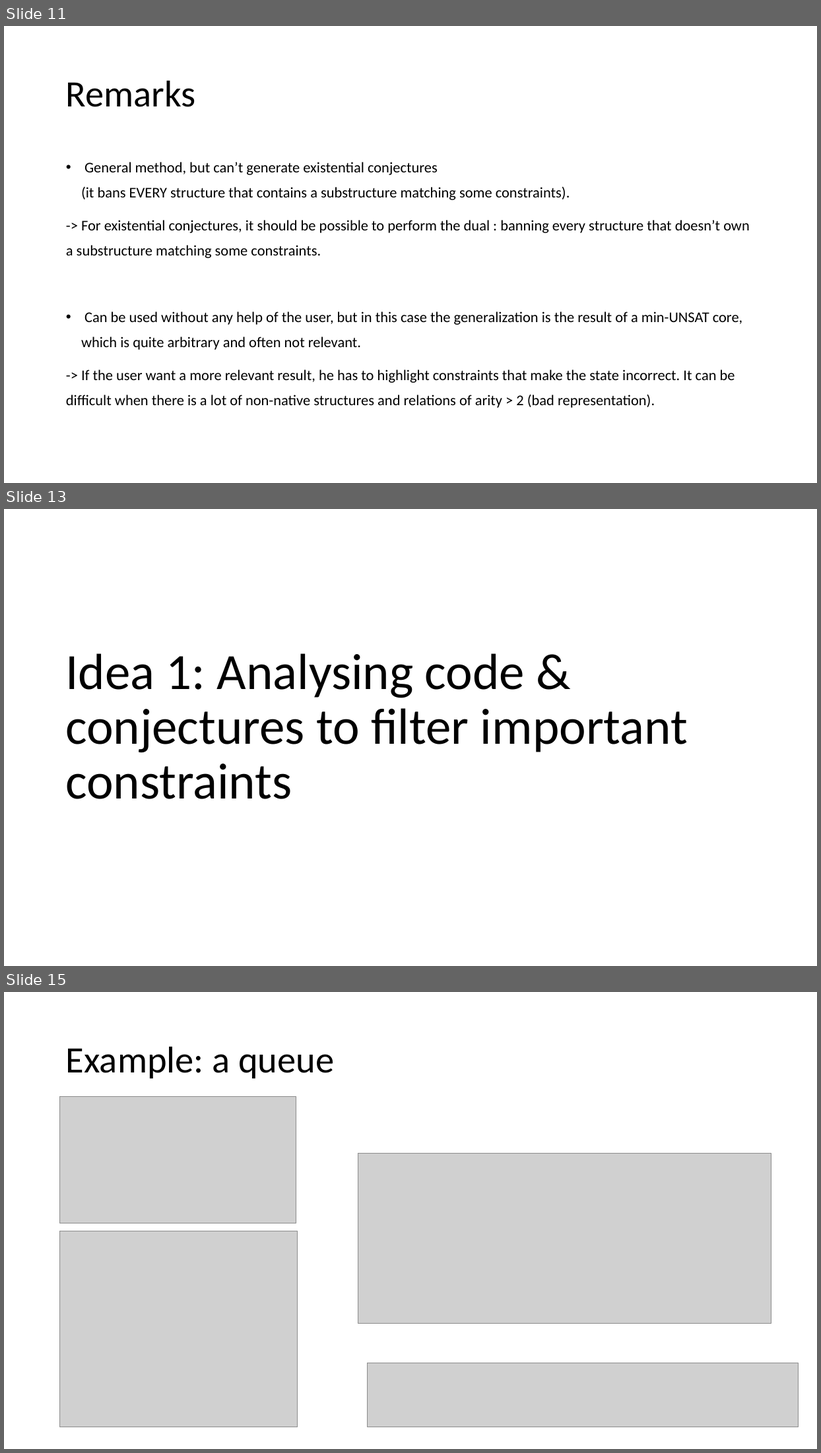
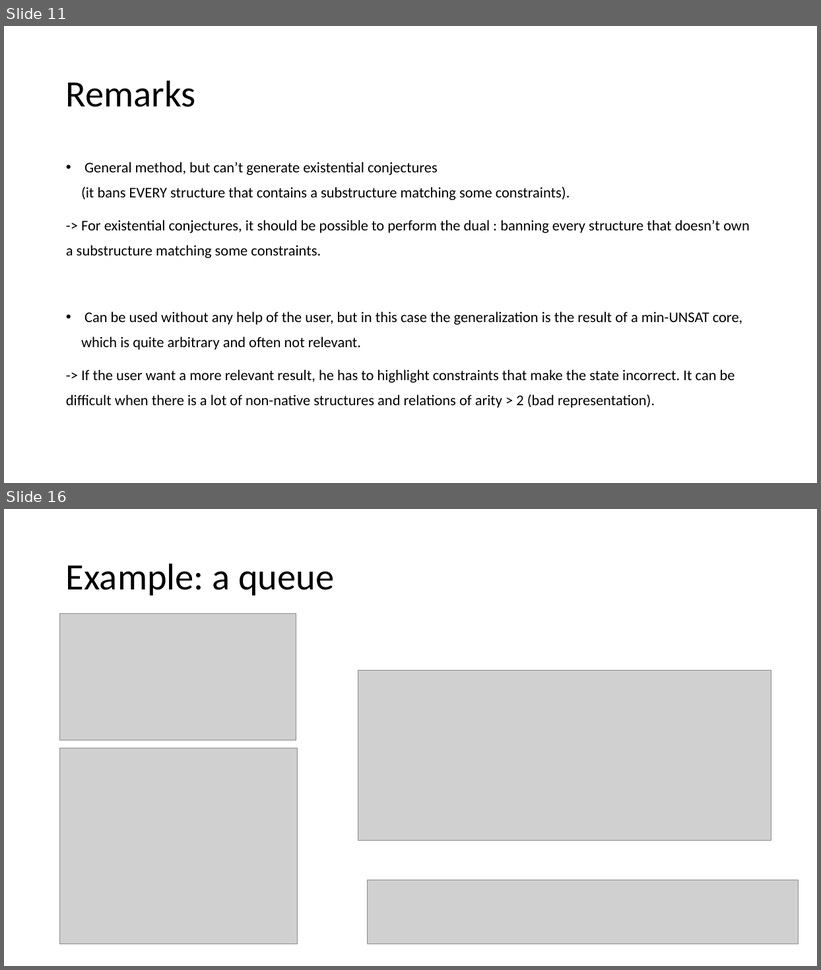
Before and after one commit to tjhance/ivy-research, a slide deck: interactive_proof/counterexample_generalization.pptx. Shown one above the other, each under a label of ours: slides 11, 13 and 15 before the commit, slides 11 and 16 after it; the slides between them are not shown. The pictures are 821x1453 and 821x970 pixels, drawn with LibreOffice and Linux fonts; fonts in the diff are those of the drawing; grey boxes stand for pictures. Boxes give left, top, right and bottom in pixels: in the first picture for what was removed or moved away, otherwise in the second. Text is boxed around its words. In the diff, an @@ line names an element or a change of style, - is before the commit and + after.

```diff
--- a/interactive_proof/counterexample_generalization.pptx
+++ b/interactive_proof/counterexample_generalization.pptx
@@ slide 13 removed at (4, 509, 817, 966), background #FFFFFF @@
@@ title removed at (65, 654, 688, 799) @@
-Idea 1: Analysing code & conjectures to filter important constraints
@@ what was slide 15 is now slide 16 @@
```
Also in this commit, not shown: 4 slides changed, 6 slides added, 1 other slide removed.
